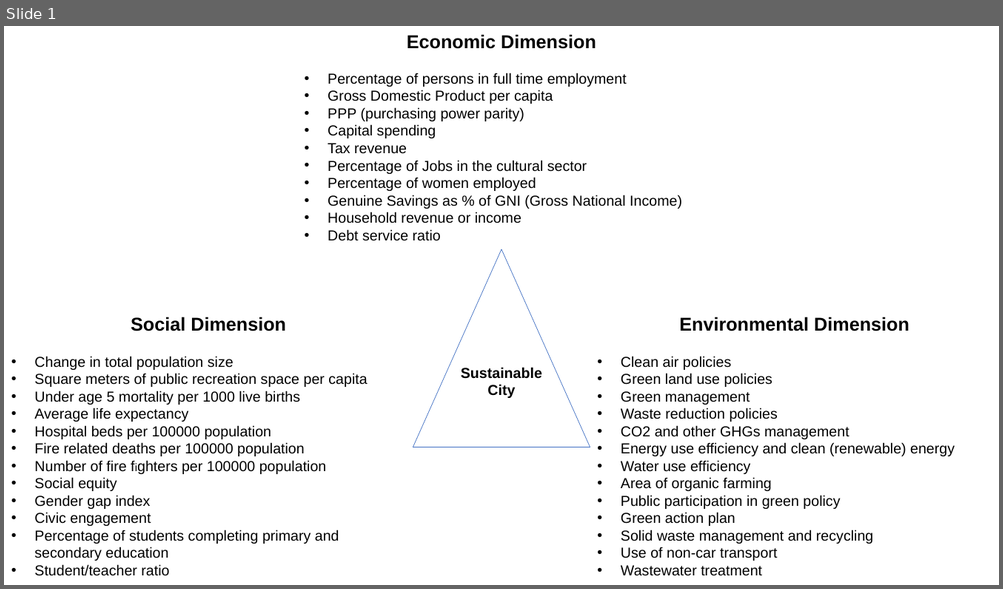
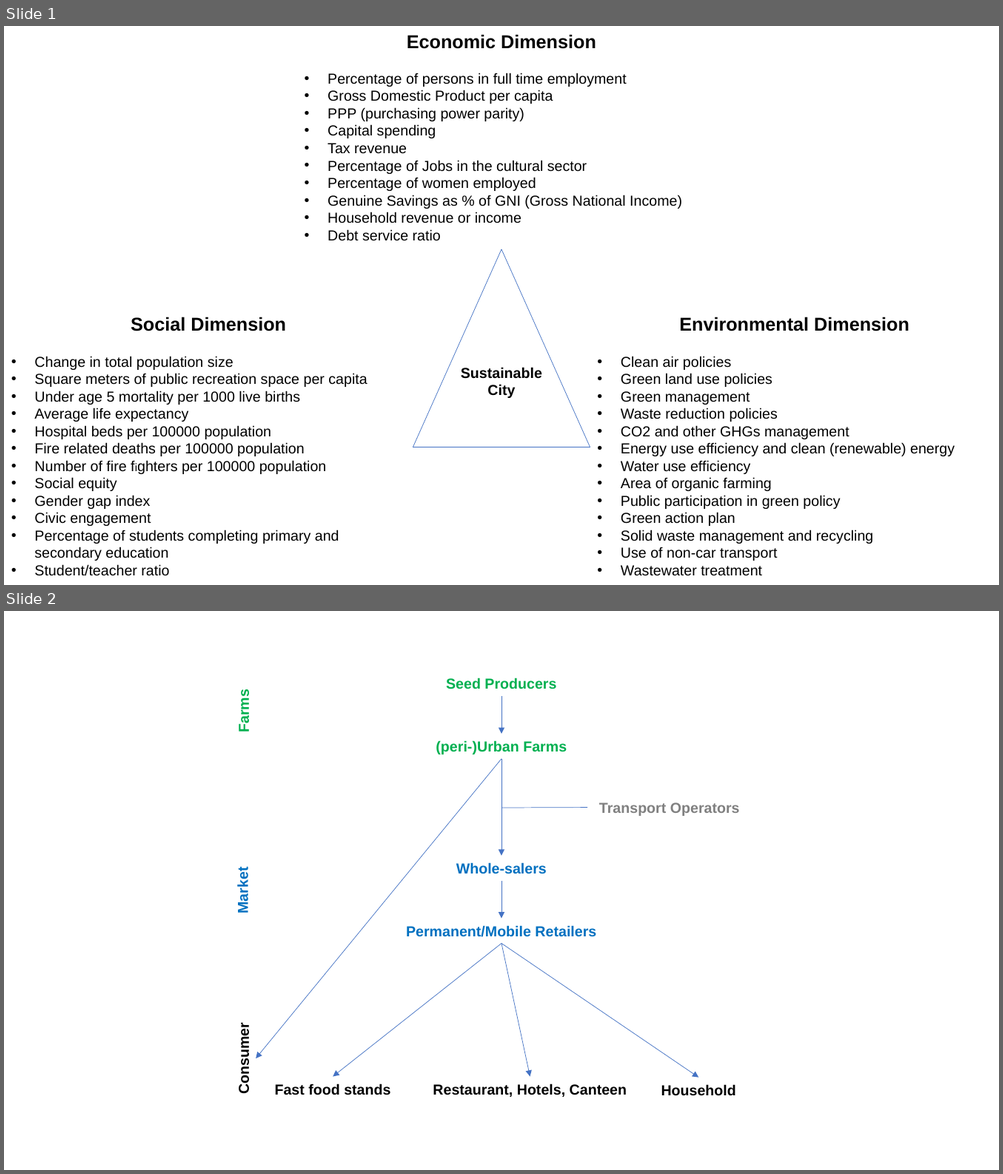
Before and after one commit to KiraSensei13/MNT_ITESM_courses, a slide deck: 1.2.Leadership_for_Sus_Dev/FProject/Final_Project_Report/Figures/Presentation1.pptx. Shown one above the other, each under a label of ours: slide 1 before the commit, slides 1 and 2 after it. The pictures are 1003x589 and 1003x1174 pixels, drawn with LibreOffice and Linux fonts; fonts in the diff are those of the drawing. Boxes give left, top, right and bottom in pixels: in the first picture for what was removed or moved away, otherwise in the second. Text is boxed around its words. In the diff, an @@ line names an element or a change of style, - is before the commit and + after.

```diff
--- a/1.2.Leadership_for_Sus_Dev/FProject/Final_Project_Report/Figures/Presentation1.pptx
+++ b/1.2.Leadership_for_Sus_Dev/FProject/Final_Project_Report/Figures/Presentation1.pptx
@@ slide 2 added at <box>4,611,999,1170</box>, background #FFFFFF @@
@@ text added at <box>236,693,252,732</box>, 14 pt, text #00B050, bold @@
+Farms
@@ text added at <box>446,678,556,689</box>, 14 pt, text #00B050, bold @@
+Seed Producers
@@ arrow added from (502, 696) to (502, 734), #4472C4 0.5 pt @@
@@ text added at <box>435,741,566,755</box>, 14 pt, text #00B050, bold @@
+(peri-)Urban Farms
@@ arrow added from (502, 759) to (256, 1059), #4472C4 0.5 pt @@
@@ arrow added from (502, 759) to (502, 856), #4472C4 0.5 pt @@
@@ line added from (587, 807) to (502, 808), #4472C4 0.5 pt @@
@@ text added at <box>599,803,740,816</box>, 14 pt, text #808080, bold @@
+Transport Operators
@@ text added at <box>235,871,251,912</box>, 14 pt, text #0070C0, bold @@
+Market
@@ text added at <box>456,863,546,874</box>, 14 pt, text #0070C0, bold @@
+Whole-salers
@@ arrow added from (502, 881) to (502, 918), #4472C4 0.5 pt @@
@@ text added at <box>406,925,596,937</box>, 14 pt, text #0070C0, bold @@
+Permanent/Mobile Retailers
@@ arrow added from (502, 944) to (333, 1077), #4472C4 0.5 pt @@
@@ arrow added from (502, 944) to (530, 1077), #4472C4 0.5 pt @@
@@ arrow added from (502, 944) to (699, 1078), #4472C4 0.5 pt @@
@@ text added at <box>236,1029,252,1092</box>, 14 pt, text #000000, bold @@
+Consumer
@@ text added at <box>275,1084,390,1096</box>, 14 pt, text #000000, bold @@
+Fast food stands
@@ text added at <box>432,1084,626,1097</box>, 14 pt, text #000000, bold @@
+Restaurant, Hotels, Canteen
@@ text added at <box>661,1085,736,1096</box>, 14 pt, text #000000, bold @@
+Household
```
Also in this commit, not shown: 11 other files.
